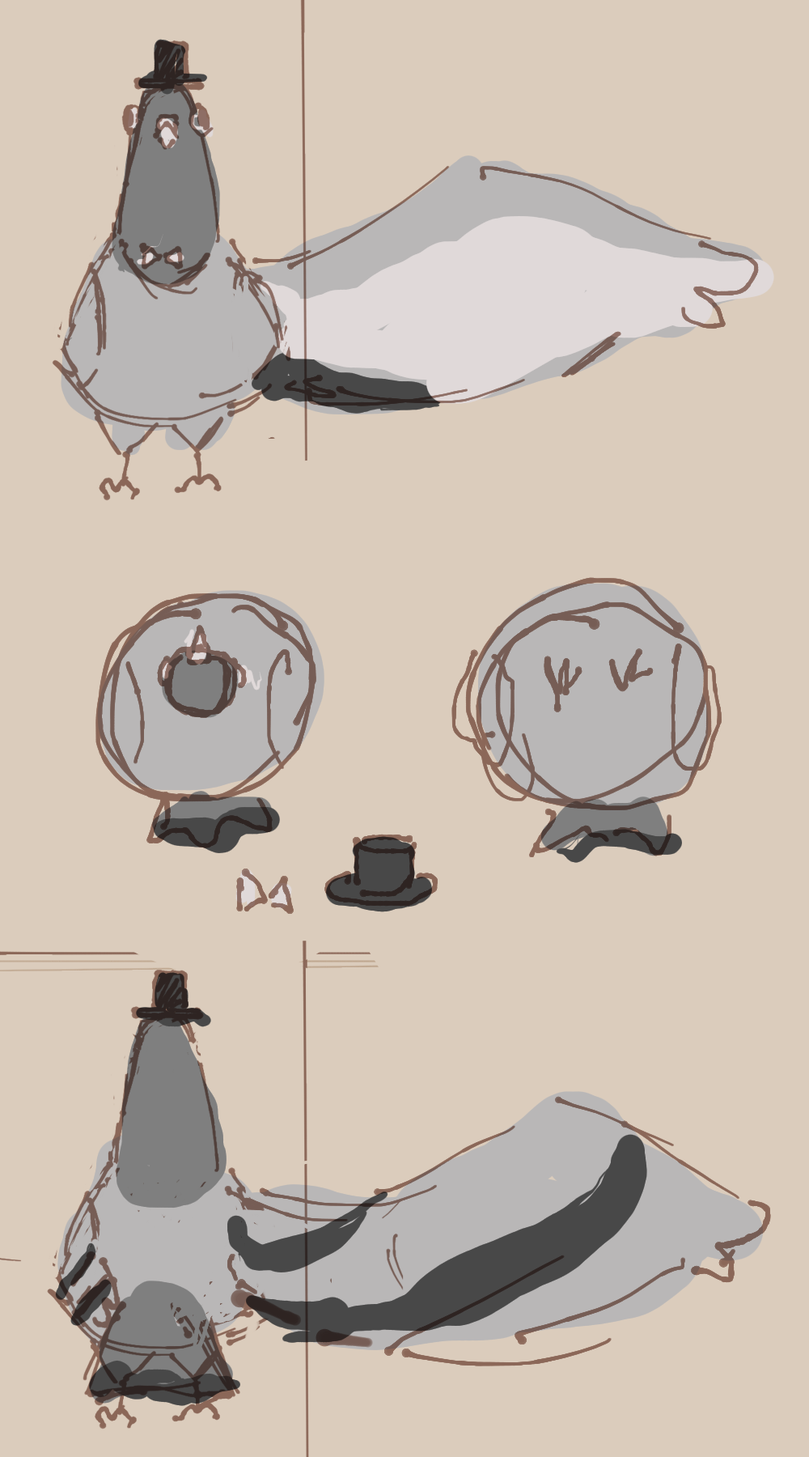
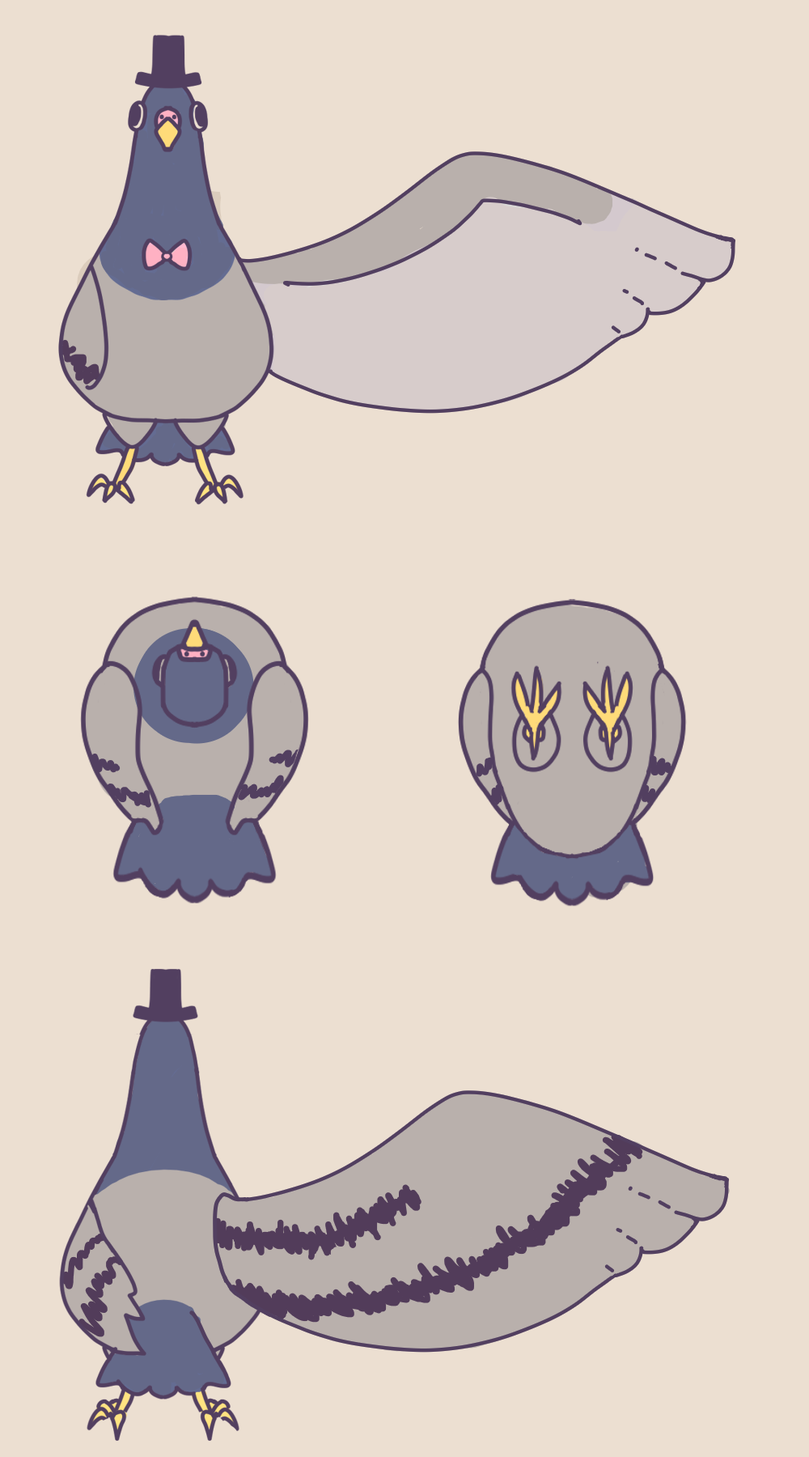
Layered file, before and after one edit (809x1457). Changes by layer:
added layer "Paint Layer 5" (1st of 2) above "Paint Layer 7" over [0, 0, 809, 1457]
added layer "Paint Layer 7" above "Paint Layer 8" over [0, 0, 674, 1457]
added layer "Paint Layer 8" above "Paint Layer 5" over [103, 621, 260, 778]
added layer "Paint Layer 5" (2nd of 2) above "Paint Layer 9" over [0, 0, 809, 1399]
added layer "Paint Layer 9" above "Paint Layer 2" over [0, 0, 809, 1457]
hid "Paint Layer 2", opacity 100% → 46%, painted on it over [0, 0, 809, 1457]
hid "Paint Layer 3", painted on it over [0, 0, 778, 1451]
hid "Paint Layer 4", painted on it over [51, 103, 778, 1399]
painted on "Background" over [0, 0, 809, 1457]
